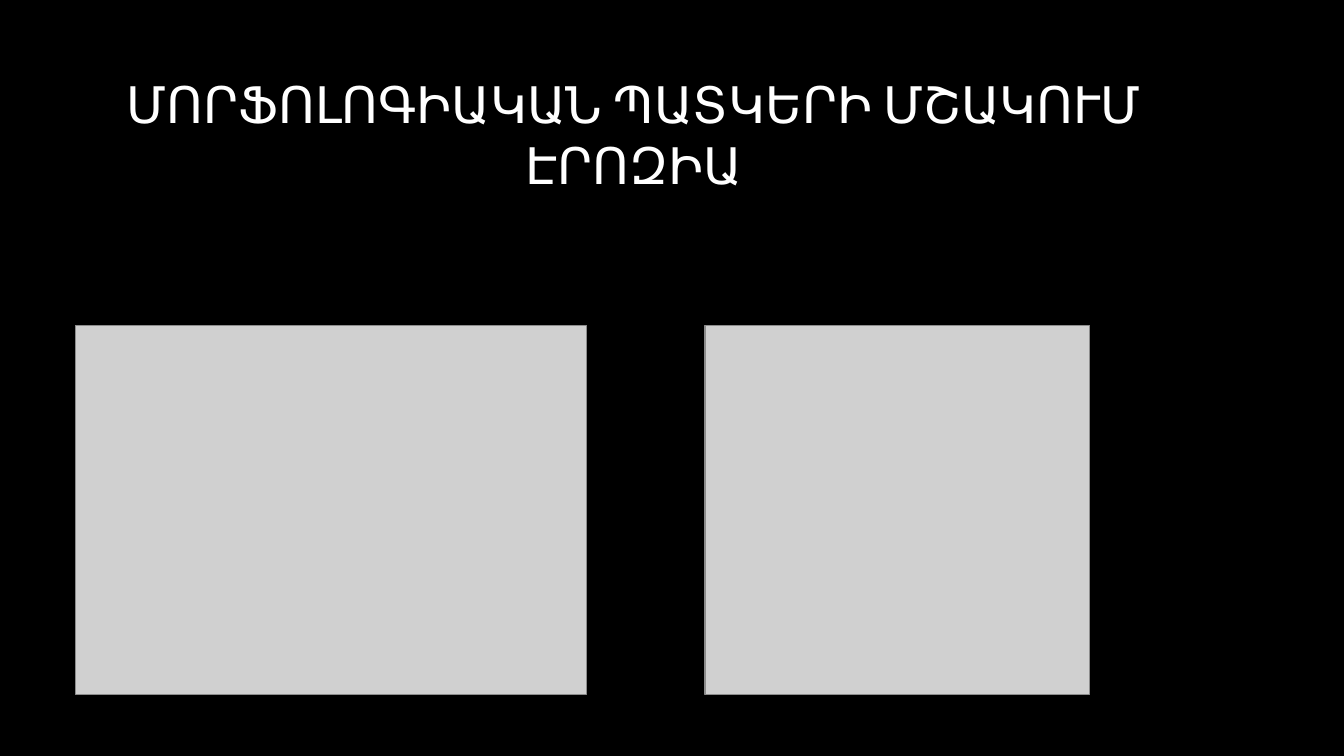
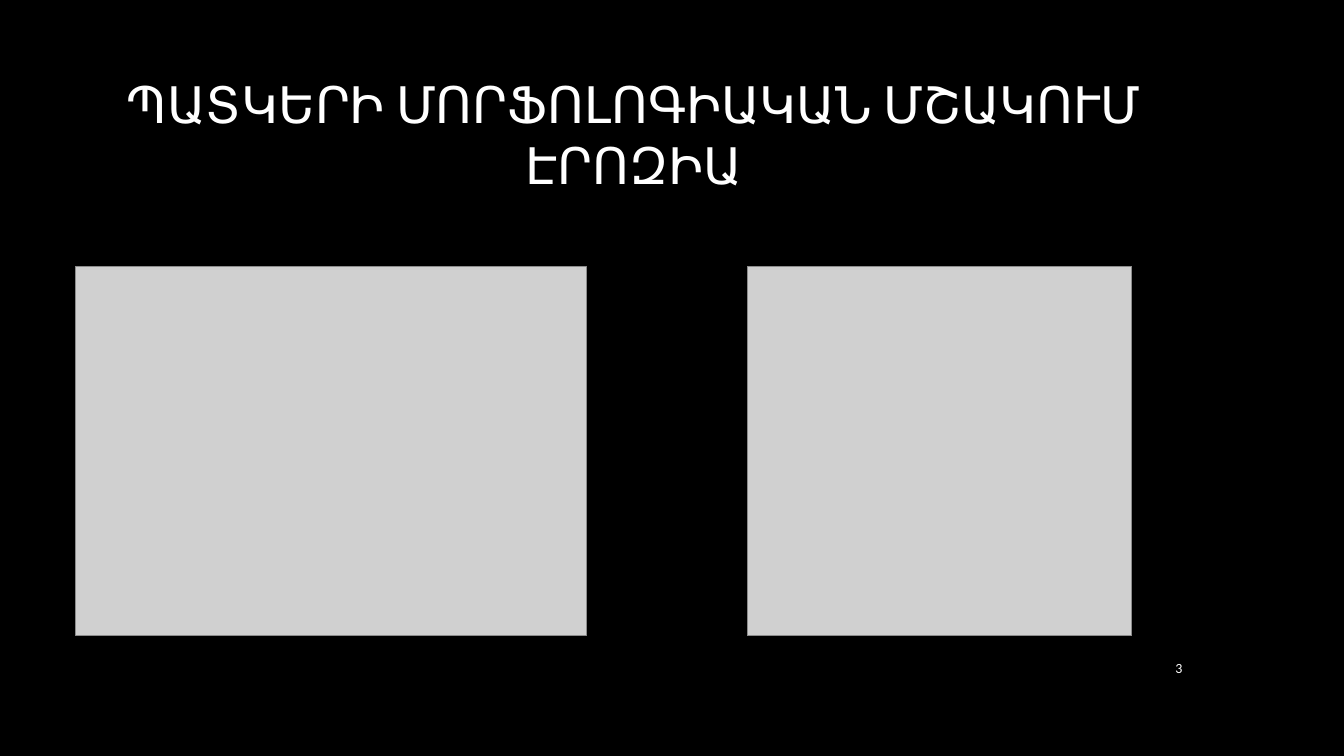
Before and after one commit to CGevorg/OpenKrypton, a slide deck: slide 3 of presentation/Presentation.pptx. Drawn at 1344x756 pixels with LibreOffice and Linux fonts; fonts in the diff are those of the drawing; grey boxes stand for pictures; background and template pictures are left out. Boxes give left, top, right and bottom in pixels: in the first picture for what was removed or moved away, otherwise in the second. Text is boxed around its words. In the diff, an @@ line names an element or a change of style, - is before the commit and + after.

```diff
--- a/presentation/Presentation.pptx
+++ b/presentation/Presentation.pptx
@@ title at (127, 85, 1140, 186): text changed @@
-ՄՈՐՖՈԼՈԳԻԱԿԱՆ ՊԱՏԿԵՐԻ ՄՇԱԿՈՒՄ
-ԷՐՈԶԻԱ
+ՊԱՏԿԵՐԻ ՄՈՐՖՈԼՈԳԻԱԿԱՆ ՄՇԱԿՈՒՄ
+ԷՐՈԶԻԱ
@@ picture: place and size @@
-picture at (76, 326, 587, 696)
+picture at (76, 266, 587, 636)
@@ picture: place and size @@
-picture at (705, 326, 1089, 696)
+picture at (747, 266, 1131, 636)
@@ page number added at (1175, 664, 1182, 673), 10 pt, text #FFFFFF @@
+3
```
Also in this commit, not shown: 15 other slides changed, 2 slides added, 1 slide removed.
